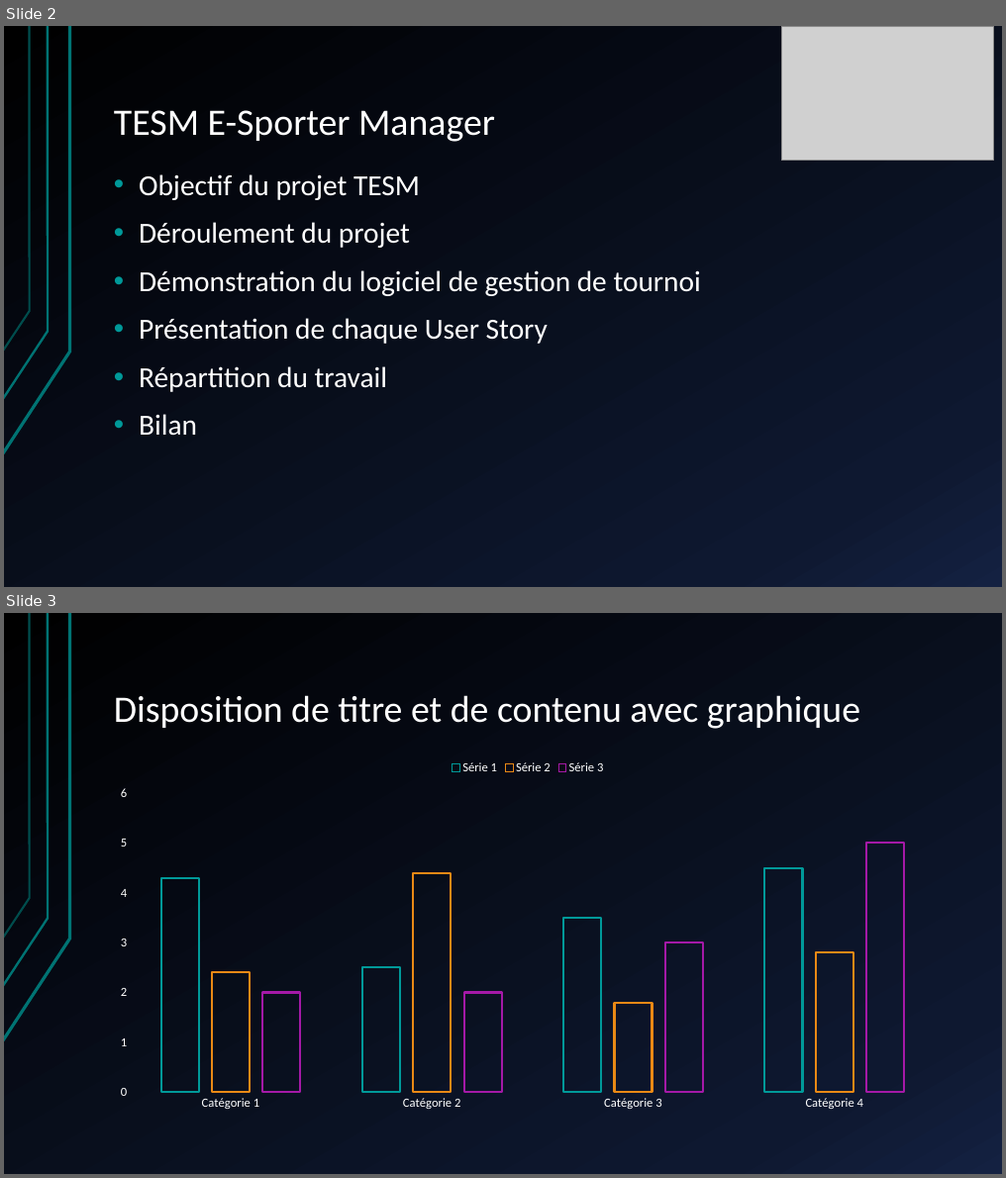
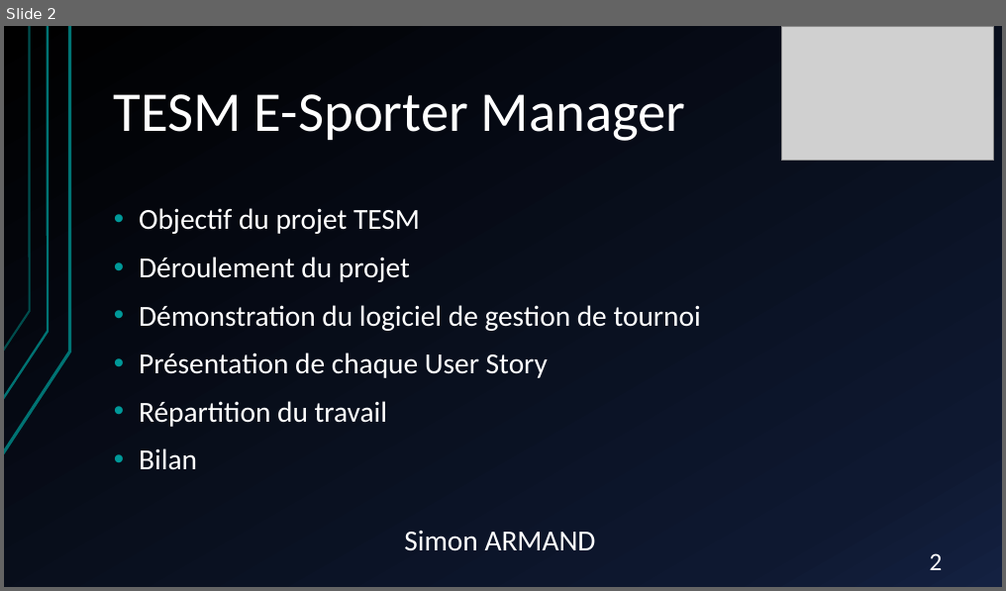
Before and after one commit to gamingdy/tesm-esport-manager, a slide deck: TESM E-Sporter Manager.pptx. Shown one above the other, each under a label of ours: slides 2 and 3 before the commit, slide 2 after it. The pictures are 1006x1178 and 1006x591 pixels, drawn with LibreOffice and Linux fonts; fonts in the diff are those of the drawing; grey boxes stand for pictures. Boxes give left, top, right and bottom in pixels: in the first picture for what was removed or moved away, otherwise in the second. Text is boxed around its words. In the diff, an @@ line names an element or a change of style, - is before the commit and + after.

```diff
--- a/TESM E-Sporter Manager.pptx
+++ b/TESM E-Sporter Manager.pptx
@@ slide 3 removed at bbox=[4, 613, 1002, 1174], background gradient #000000 to #0F1931 to #142242; not listed: 3 template elements that a slide beside it also shows @@
@@ title removed at bbox=[114, 695, 860, 729] @@
-Disposition de titre et de contenu avec graphique
@@ column chart removed at bbox=[104, 753, 951, 1118] @@
-categories: Catégorie 1, Catégorie 2, Catégorie 3, Catégorie 4
-Série 1: 4.3, 2.5, 3.5, 4.5
-Série 2: 2.4, 4.4, 1.8, 2.8
-Série 3: 2, 2, 3, 5
@@ slide 2 changed as well @@
@@ title "TESM E-Sporter Manager" at bbox=[114, 94, 686, 141]: size 36 to 54 pt @@
@@ text "Objectif du projet TESM": place and size @@
-text "Objectif du projet TESM" at bbox=[139, 174, 701, 436]
+text "Objectif du projet TESM" at bbox=[139, 208, 701, 471]
@@ text added at bbox=[404, 531, 596, 552], 28 pt, text #FFFFFF @@
+Simon ARMAND
@@ page number added at bbox=[930, 554, 943, 570], 24 pt, text #FFFFFF @@
+2
```
Also in this commit, not shown: 1 other slide changed, 13 slides added, 8 other slides removed.
